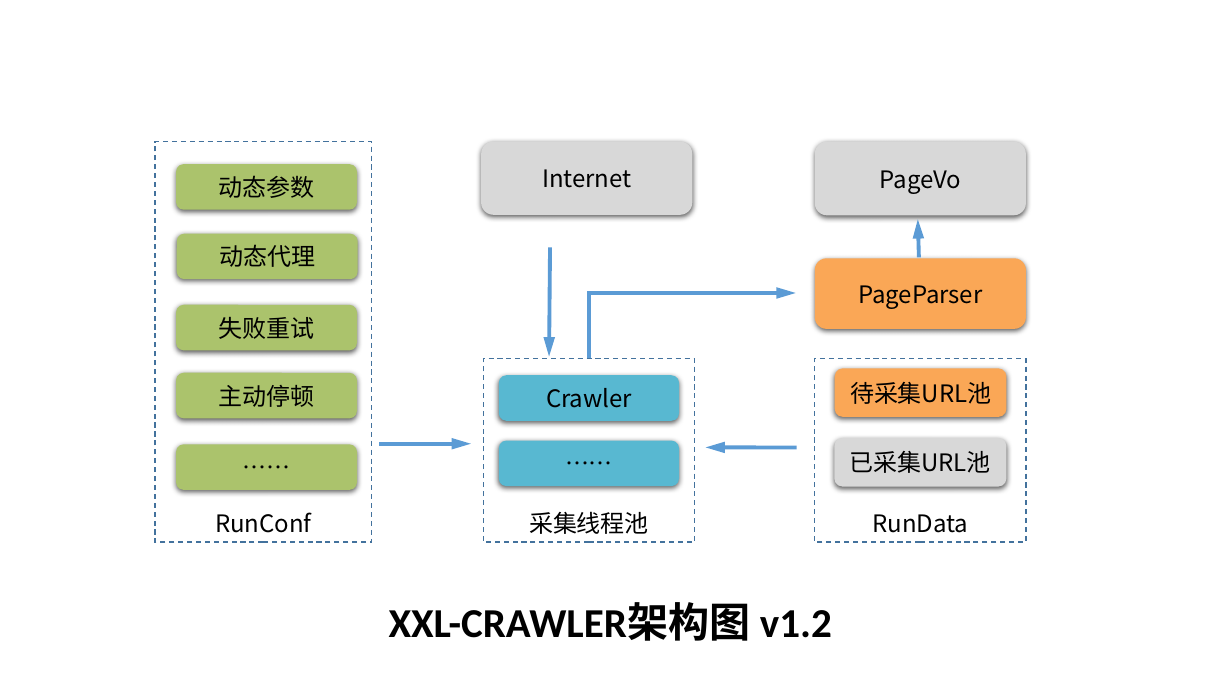
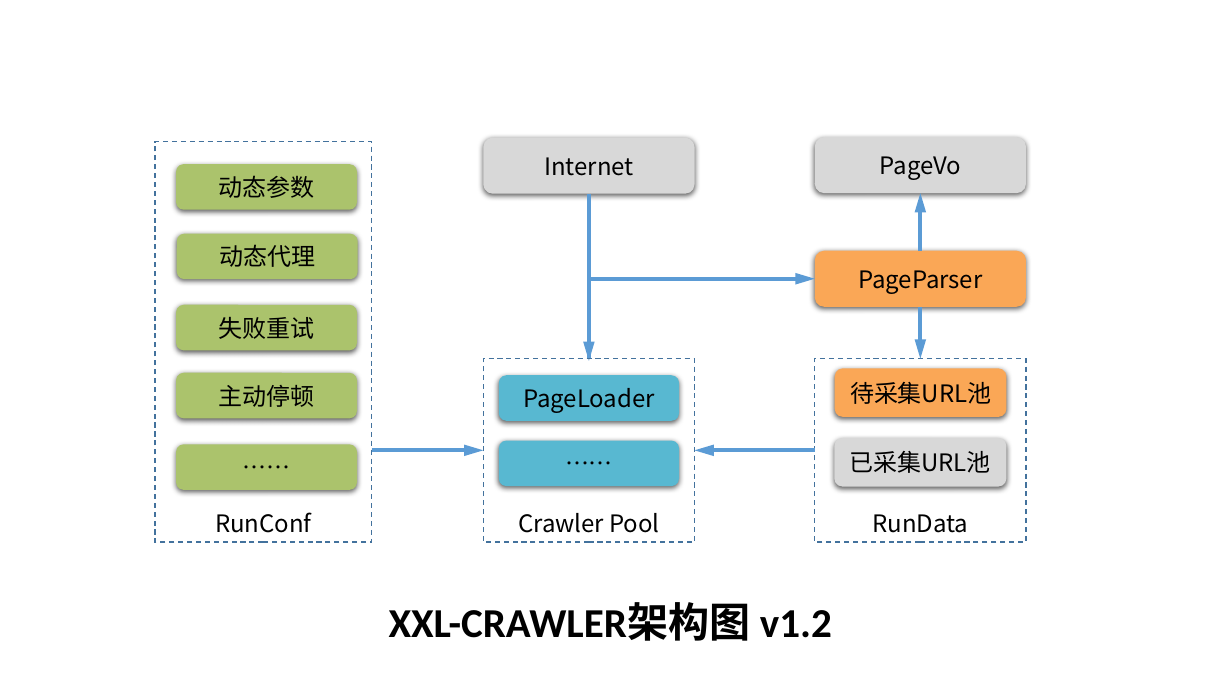
Before and after one commit to xuxueli/xxl-crawler, a slide deck: slide 1 of doc/XXL-CRAWLER架构图.pptx. Drawn at 1232x693 pixels with LibreOffice and Linux fonts; fonts in the diff are those of the drawing. Boxes give left, top, right and bottom in pixels: in the first picture for what was removed or moved away, otherwise in the second. Text is boxed around its words. In the diff, an @@ line names an element or a change of style, - is before the commit and + after.

```diff
--- a/doc/XXL-CRAWLER架构图.pptx
+++ b/doc/XXL-CRAWLER架构图.pptx
@@ rounded rectangle "Internet": place and size @@
-rounded rectangle "Internet" at bbox=[482, 141, 693, 214]
+rounded rectangle "Internet" at bbox=[483, 138, 695, 194]
@@ rounded rectangle "PageVo": place and size @@
-rounded rectangle "PageVo" at bbox=[815, 141, 1027, 215]
+rounded rectangle "PageVo" at bbox=[815, 137, 1027, 193]
@@ arrow moved from (550, 248) - (549, 357) to (589, 194) - (589, 361) @@
@@ arrow moved from (920, 258) - (918, 219) to (921, 250) - (921, 193) @@
@@ rounded rectangle "PageParser": place and size @@
-rounded rectangle "PageParser" at bbox=[815, 259, 1027, 329]
+rounded rectangle "PageParser" at bbox=[815, 250, 1027, 307]
@@ elbow arrow moved from (589, 359) - (796, 293) to (589, 359) - (815, 279) @@
@@ arrow added from (921, 307) to (921, 359), #5B9BD5 3 pt @@
@@ text in rounded rectangle at bbox=[523, 388, 654, 413]: text changed @@
-Crawler
+PageLoader
@@ arrow moved from (379, 444) - (471, 444) to (372, 450) - (483, 450) @@
@@ arrow moved from (797, 447) - (706, 447) to (815, 450) - (695, 450) @@
@@ text in rectangle at bbox=[518, 513, 659, 533]: text changed @@
-采集线程池
+Crawler Pool
```
Also in this commit, not shown: 1 other file.
